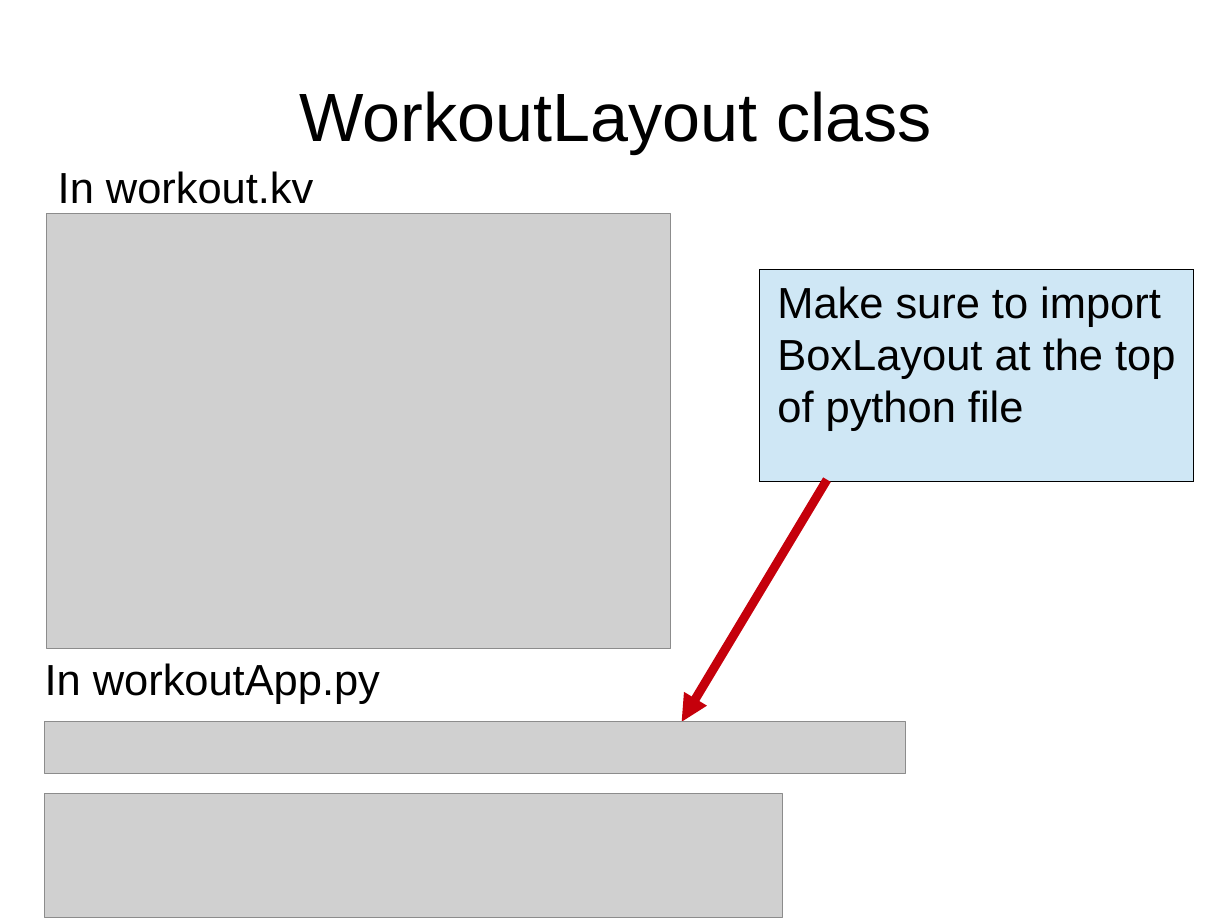
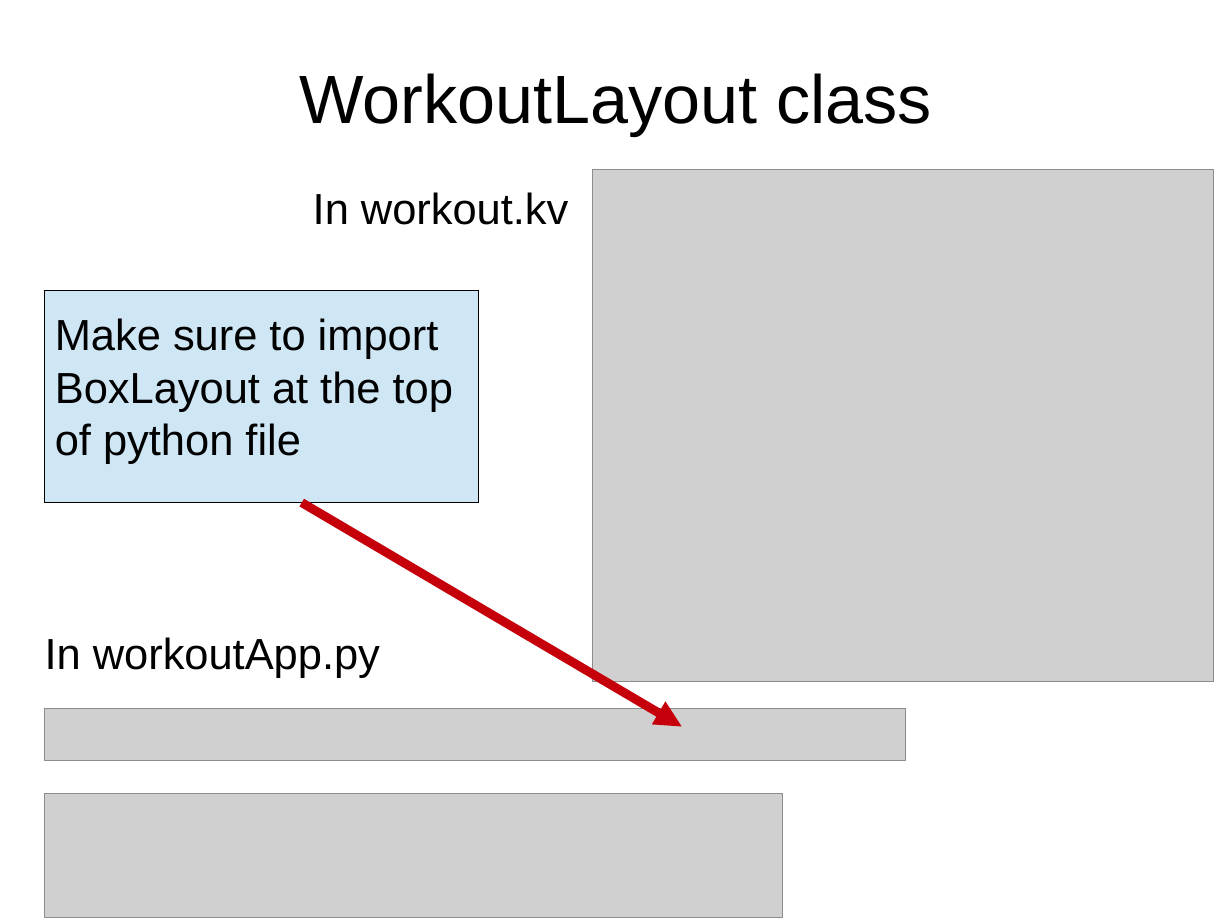
Before and after one commit to adasilva/intro_kivy, a slide deck: slide 31 of intro_kivy.odp (slide 30 before the commit). Drawn at 1232x924 pixels with LibreOffice and Linux fonts; fonts in the diff are those of the drawing; grey boxes stand for pictures. Boxes give left, top, right and bottom in pixels: in the first picture for what was removed or moved away, otherwise in the second. Text is boxed around its words. In the diff, an @@ line names an element or a change of style, - is before the commit and + after.

```diff
--- a/intro_kivy.odp
+++ b/intro_kivy.odp
@@ title "WorkoutLayout class": place and size @@
-title "WorkoutLayout class" at bbox=[299, 91, 932, 153]
+title "WorkoutLayout class" at bbox=[299, 73, 932, 136]
@@ text "In workout.kv": place and size @@
-text "In workout.kv" at bbox=[58, 171, 313, 204]
+text "In workout.kv" at bbox=[313, 192, 568, 225]
@@ picture: place and size @@
-picture at bbox=[47, 214, 671, 648]
+picture at bbox=[593, 170, 1214, 682]
@@ rectangle: place and size @@
-rectangle at bbox=[760, 269, 1194, 482]
+rectangle at bbox=[45, 291, 478, 503]
@@ text "Make sure to import BoxLayout ...": place and size @@
-text "Make sure to import BoxLayout ..." at bbox=[777, 286, 1175, 431]
+text "Make sure to import BoxLayout ..." at bbox=[55, 318, 453, 464]
@@ arrow added from (302, 503) to (682, 727), #C5000B 5.75 pt @@
@@ arrow removed from (827, 480) to (682, 722) @@
@@ text "In workoutApp.py": place and size @@
-text "In workoutApp.py" at bbox=[45, 663, 380, 704]
+text "In workoutApp.py" at bbox=[45, 637, 380, 678]
@@ picture: place and size @@
-picture at bbox=[45, 722, 906, 775]
+picture at bbox=[45, 709, 906, 761]
```
Also in this commit, not shown: 5 other slides changed, 1 slide added, 1 slide removed.
